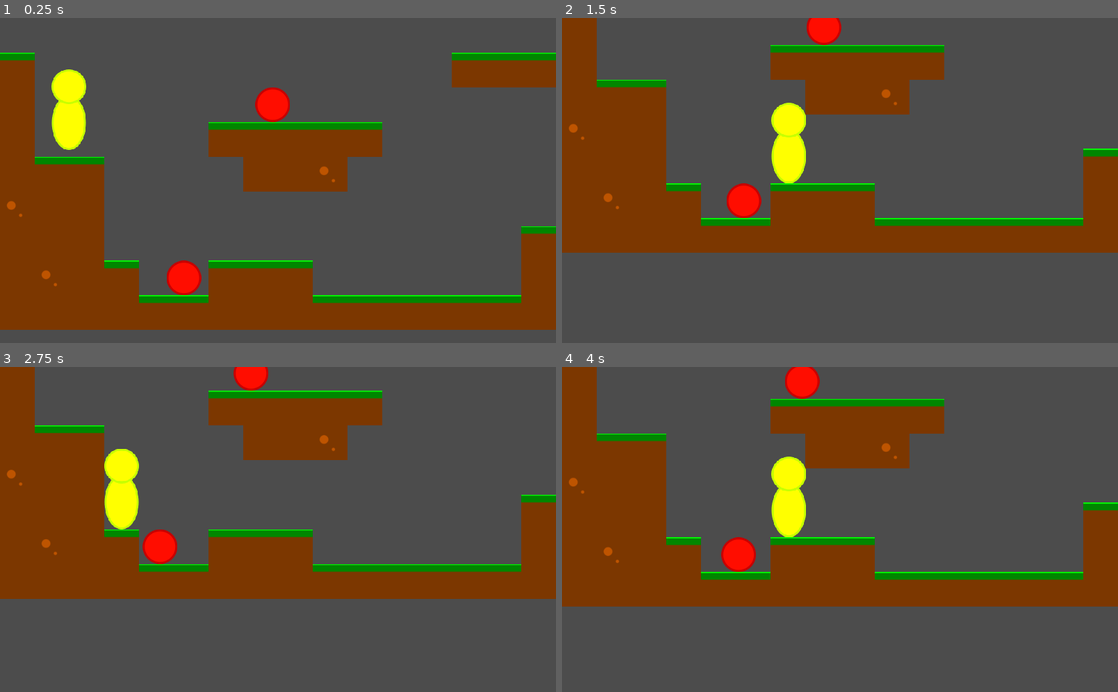
Above: before the commit, frames 1-4 (two rows, left to right).
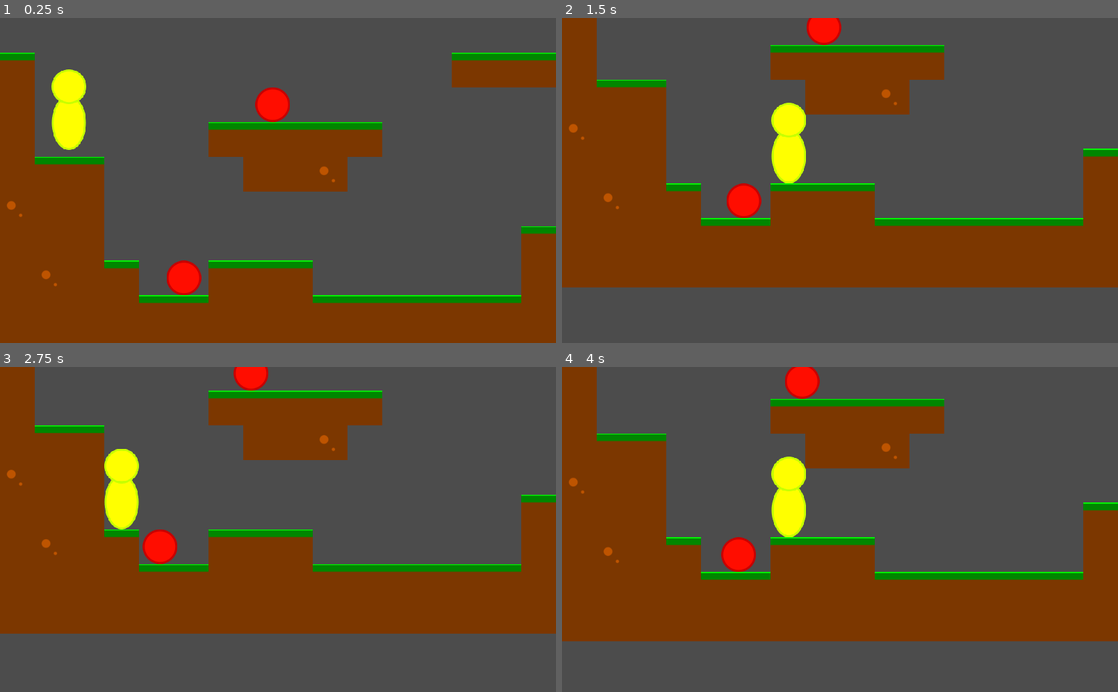
Above: after the commit, the same moments.

Repository: e8johan/superplatformer
Game: Godot game, scene res://src/levels/TestLevel.tscn
The game is run twice, just before and just after one commit, with the same random seed, the same clock (stepped at 60 frames per second) and the same inputs.
Inputs:
- Up to frame 1 (0.25 s): no input
- Up to frame 2 (1.5 s): hold Right (move_right) from 0.53 s (still down); tap Space (move_jump) at 0.77 s
- Up to frame 3 (2.75 s): tap Space (move_jump) at 1.52 s; release Right (move_right) at 2.03 s; hold Left (move_left) from 2.03 s (still down)
- Up to frame 4 (4 s): release Left (move_left) at 2.78 s; hold Right (move_right) from 2.78 s (still down); tap Space (move_jump) at 3.02, 3.77 s

The runs differ from the first frame. In frame 1, 4.1% of the frame differs, in the area x 0-100%, y 95-100%; in frame 2, 11%, in the area x 0-100%, y 72-83%; in frame 3, 11%; in frame 4, 11%.

Commit message:
Experimental one-way tile

Diff:
--- a/superplatformer/src/levels/TestLevel.tscn
+++ b/superplatformer/src/levels/TestLevel.tscn
@@ -1,8 +1,12 @@
-[gd_scene load_steps=4 format=2]
+[gd_scene load_steps=6 format=2]
 
 [ext_resource path="res://assets/tiles/Tiles.tres" type="TileSet" id=1]
 [ext_resource path="res://src/actors/Stompa.tscn" type="PackedScene" id=2]
 [ext_resource path="res://src/actors/Player.tscn" type="PackedScene" id=3]
+[ext_resource path="res://assets/tiles/grass01.png" type="Texture" id=4]
+
+[sub_resource type="RectangleShape2D" id=1]
+extents = Vector2( 32, 32 )
 
 [node name="TestLevel" type="Node2D"]
 __meta__ = {
@@ -14,7 +18,7 @@
 collision_layer = 8
 collision_mask = 0
 format = 1
-tile_data = PoolIntArray( 65536, 2, 0, 65549, 2, 0, 65550, 2 …(1249 unchanged characters)… 524319, 1, 0, 524320, 1, 0, 524321, 1, 0 )
+tile_data = PoolIntArray( 65536, 2, 0, 65549, 2, 0, 65550, 2 …(1249 unchanged characters)… 524319, 1, 0, 524320, 1, 0, 524321, 1, 0, 589824, 1, 0, 589825, 1, 0, 589826, 1, 0, 589827, 1, 0, 589828, 1, 0, 589829, 1, 0, 589830, 1, 0, 589831, 1, 0, 589832, 1, 0, 589833, 1, 0, 589834, 1, 0, 589835, 1, 0, 589836, 1, 0, 589837, 1, 0, 589838, 1, 0, 589839, 1, 0, 589840, 1, 0, 589841, 1, 0, 589842, 1, 0, 589843, 1, 0, 589844, 1, 0, 589845, 1, 0, 589846, 1, 0, 589847, 1, 0, 589848, 1, 0, 589849, 1, 0, 589850, 1, 0, 589851, 1, 0, 589852, 1, 0, 589853, 1, 0, 589854, 1, 0, 589855, 1, 0, 589856, 1, 0, 589857, 1, 0 )
 
 [node name="Stompa" parent="." instance=ExtResource( 2 )]
 position = Vector2( 293, 500 )
@@ -29,9 +33,25 @@
 position = Vector2( 469, 138 )
 
 [node name="Player" parent="." instance=ExtResource( 3 )]
+editor/display_folded = true
 position = Vector2( 127, 111 )
 
 [node name="Camera2D" parent="Player" index="2"]
 limit_right = 2174
 
+[node name="OneWayTile" type="StaticBody2D" parent="."]
+position = Vector2( 1750, 279 )
+collision_layer = 8
+collision_mask = 0
+__meta__ = {
+"_edit_group_": true
+}
+
+[node name="grass01" type="Sprite" parent="OneWayTile"]
+texture = ExtResource( 4 )
+
+[node name="CollisionShape2D" type="CollisionShape2D" parent="OneWayTile"]
+shape = SubResource( 1 )
+one_way_collision = true
+
 [editable path="Player"]
